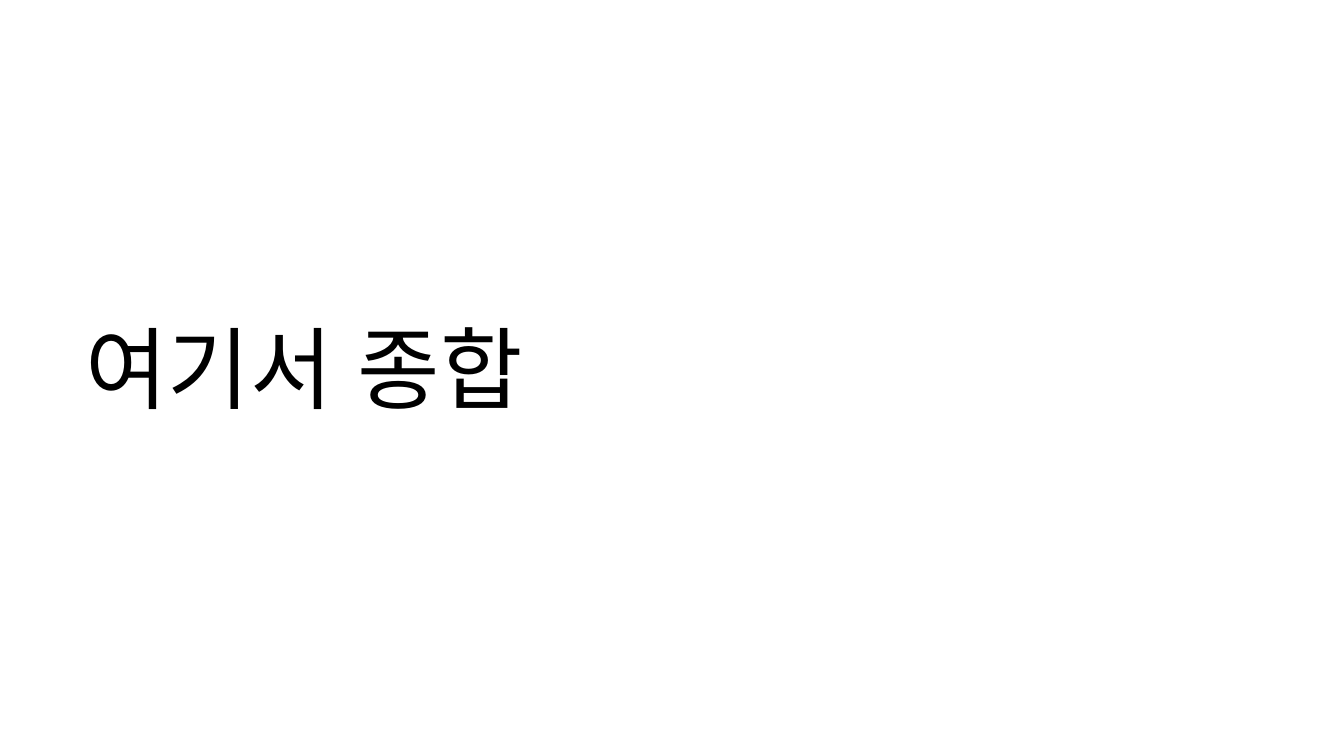
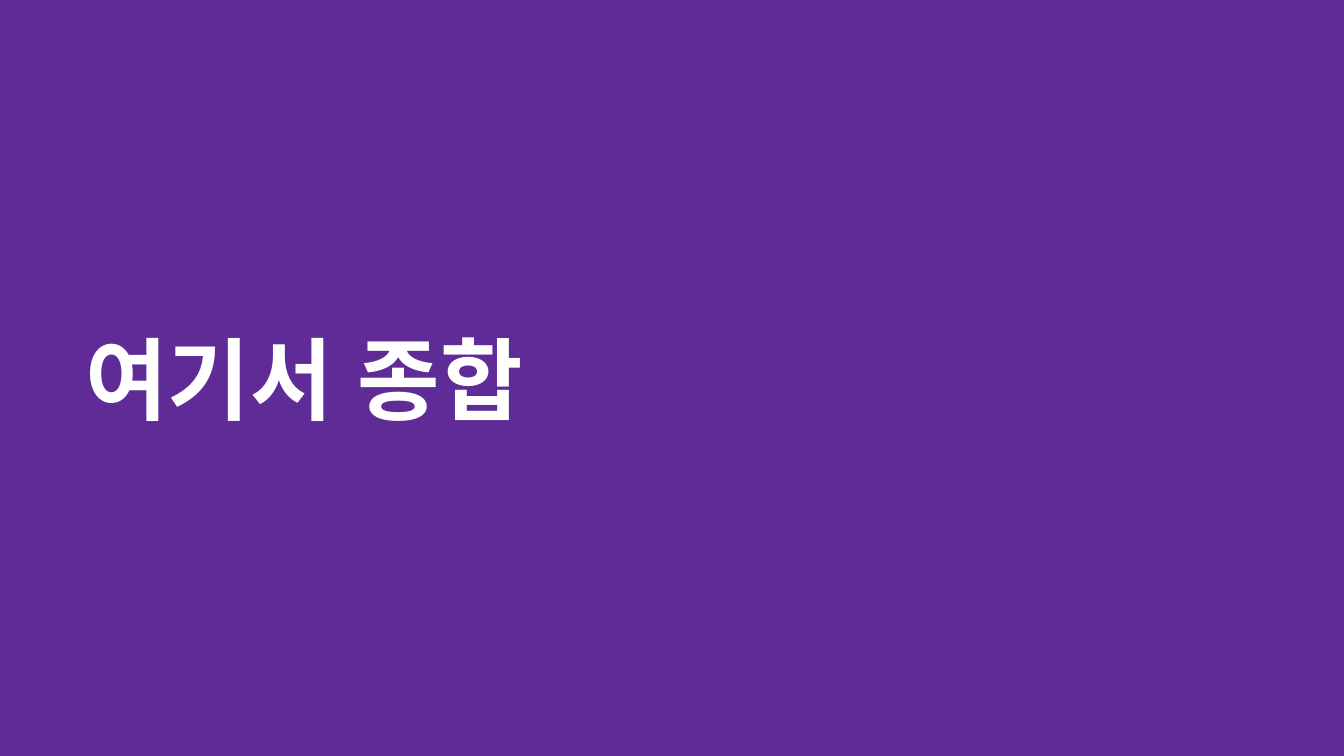
Before and after one commit to kurt7191/covid19, a slide deck: slide 26 of docs/COVID19 데이터 분석 (1).pptx (slide 24 before the commit). Drawn at 1344x756 pixels with LibreOffice and Linux fonts; fonts in the diff are those of the drawing. Boxes give left, top, right and bottom in pixels: in the first picture for what was removed or moved away, otherwise in the second. Text is boxed around its words. In the diff, an @@ line names an element or a change of style, - is before the commit and + after.

```diff
--- a/docs/COVID19 데이터 분석 (1).pptx
+++ b/docs/COVID19 데이터 분석 (1).pptx
@@ background #FFFFFF to #5E2B97 @@
@@ title "여기서 종합": place and size @@
-title "여기서 종합" at (86, 327, 523, 409)
+title "여기서 종합" at (86, 337, 523, 421)
@@ title "여기서 종합" at (86, 337, 523, 421): font Arial to Manrope, text colour #000000 to #FFFFFF, bold on @@
```
Also in this commit, not shown: 23 other slides changed, 2 slides added, 5 other files.
